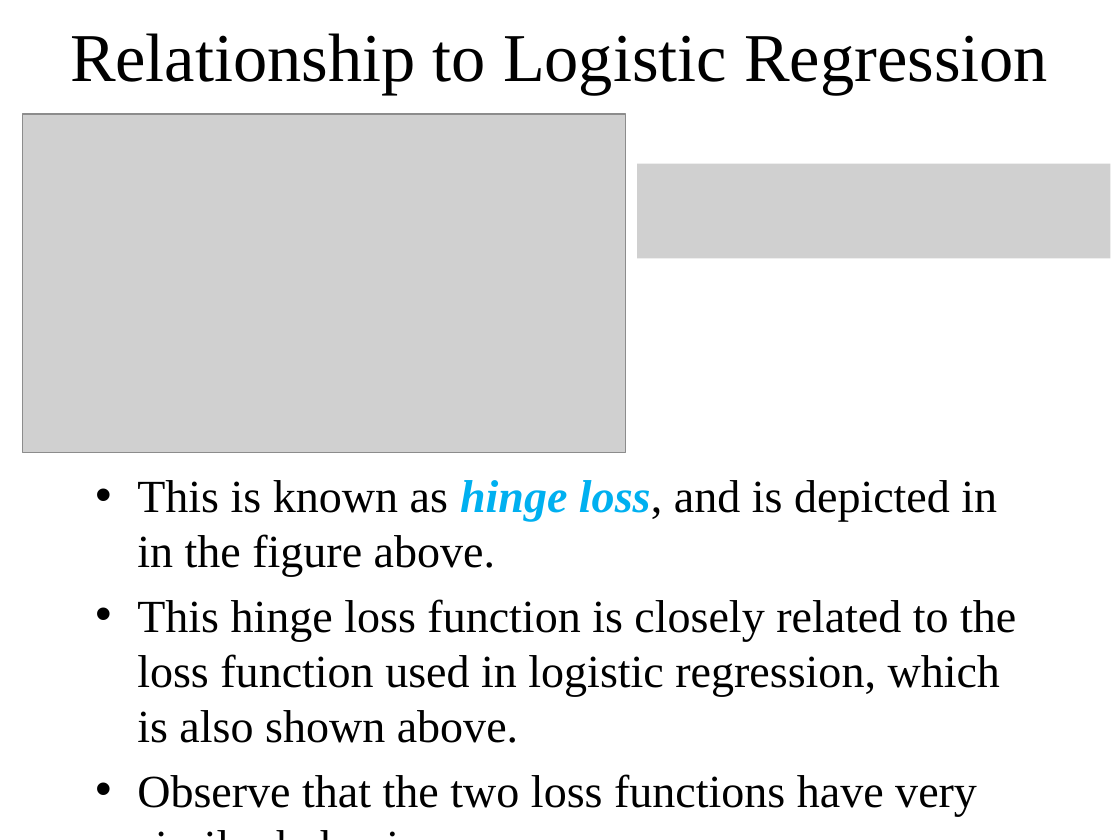
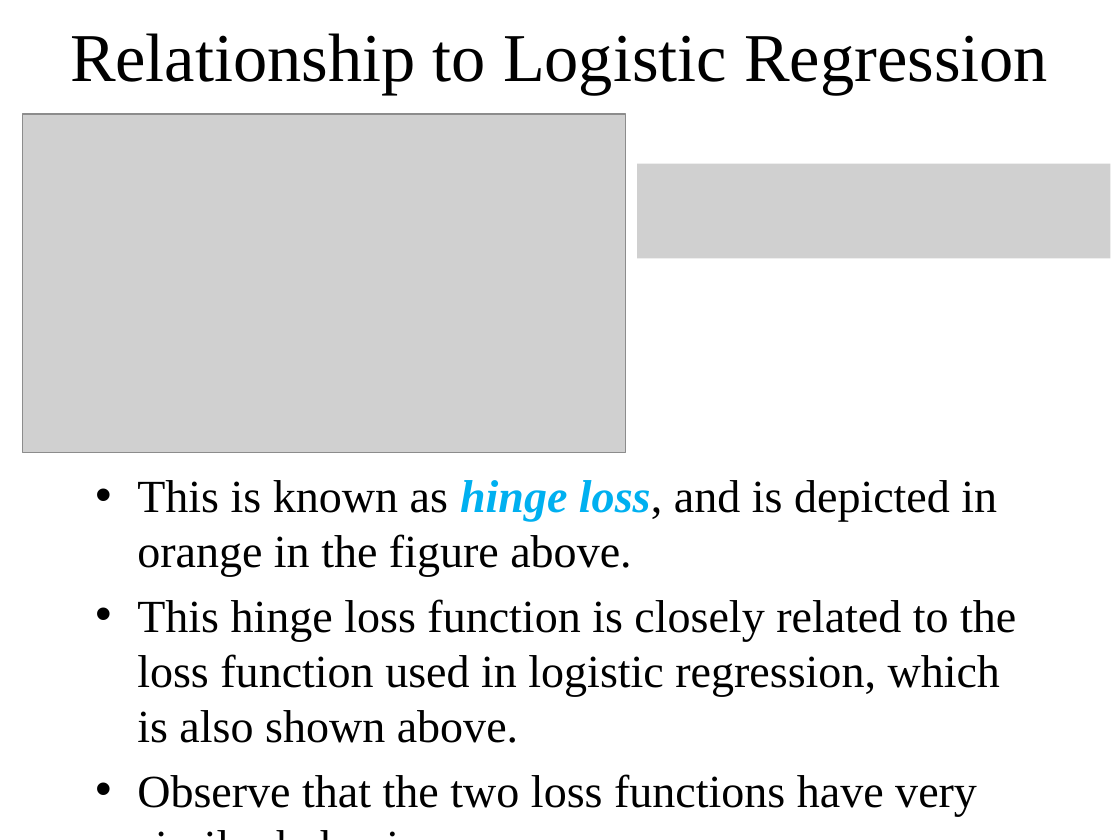
Before and after one commit to WilliamandMary-BUAD5082-Spring2017/Classes-15-to-18-Support-Vector-Machines, a slide deck: slide 31 of SupportVectorMachines.pptx. Drawn at 1120x840 pixels with LibreOffice and Linux fonts; fonts in the diff are those of the drawing; grey boxes stand for pictures. Boxes give left, top, right and bottom in pixels: in the first picture for what was removed or moved away, otherwise in the second. Text is boxed around its words. In the diff, an @@ line names an element or a change of style, - is before the commit and + after.

```diff
--- a/SupportVectorMachines.pptx
+++ b/SupportVectorMachines.pptx
@@ text at <box>137,480,997,577</box>: text changed @@
-• This is known as hinge loss, and is depicted in in the figure above.
+• This is known as hinge loss, and is depicted in orange in the figure above.
```
Also in this commit, not shown: 2 other slides changed.
